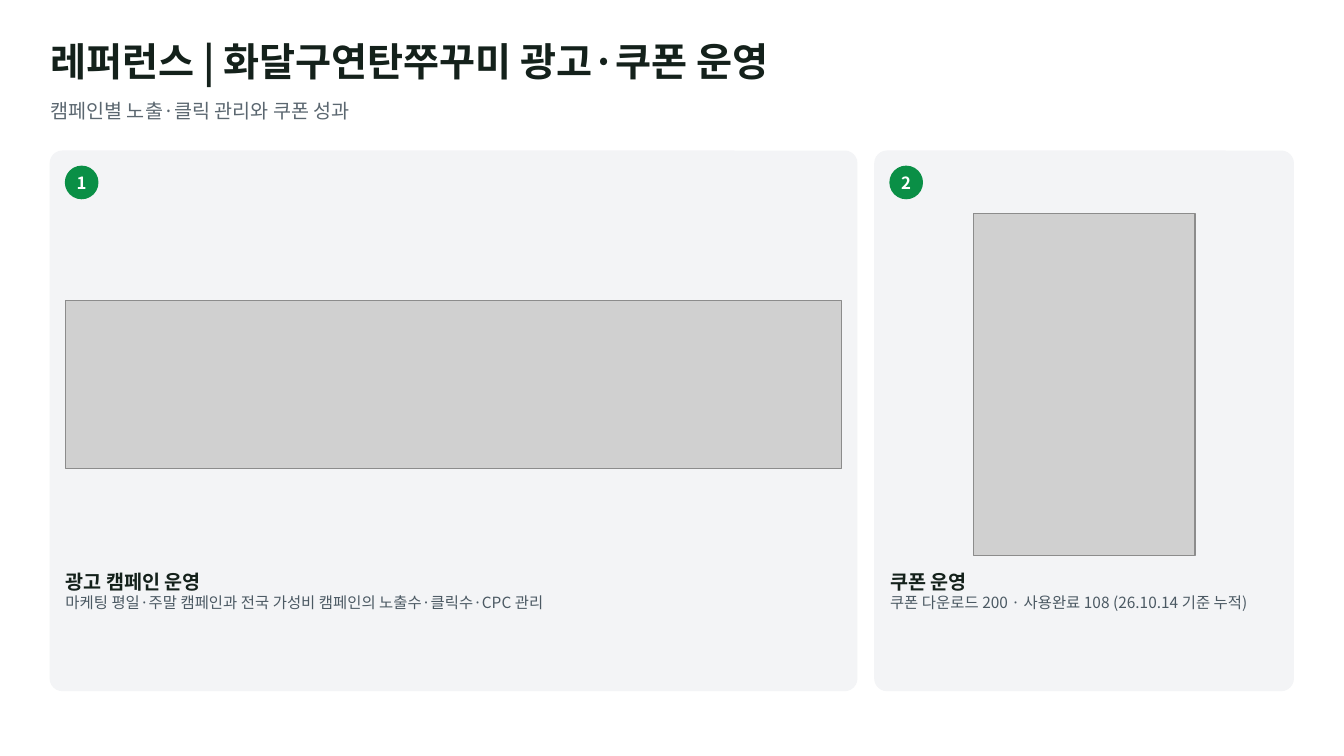
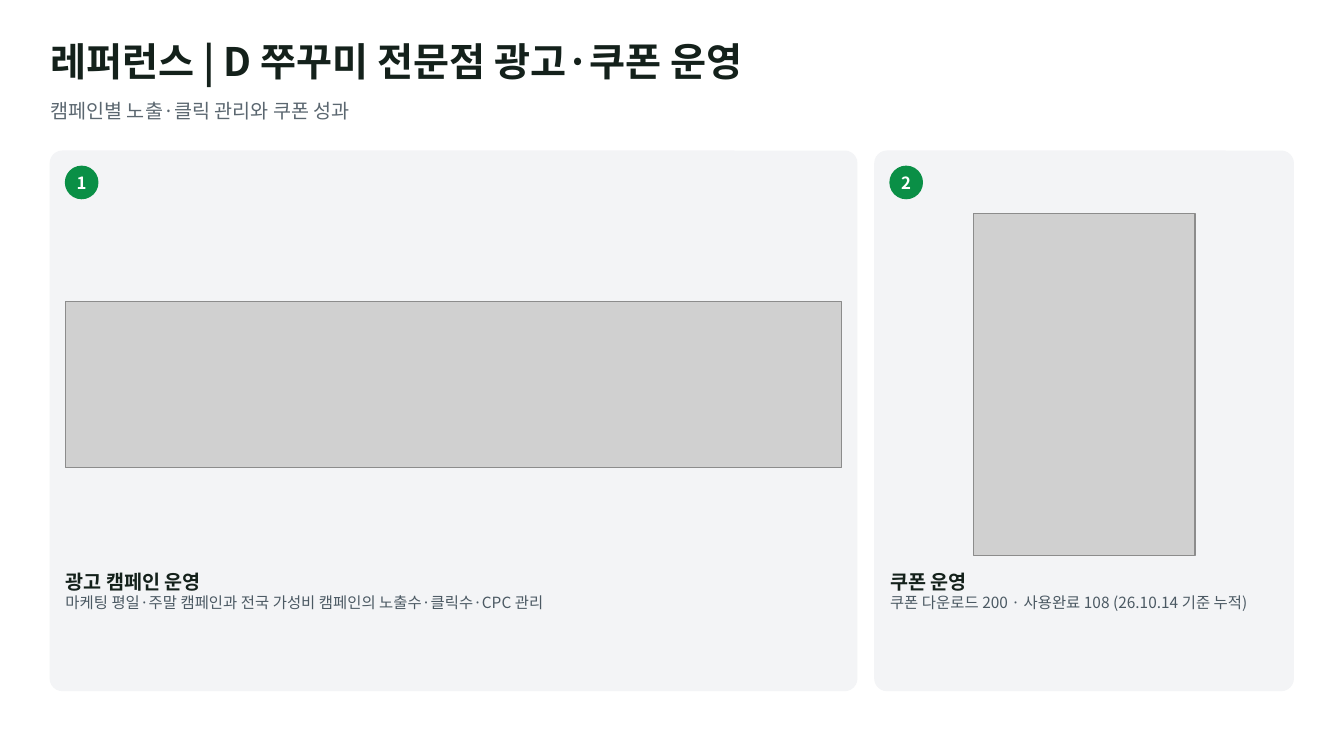
Before and after one commit to alfk0615/placeon, a slide deck: slide 11 of out/company_reference_proposal.pptx. Drawn at 1344x756 pixels with LibreOffice and Linux fonts; fonts in the diff are those of the drawing; grey boxes stand for pictures. Boxes give left, top, right and bottom in pixels: in the first picture for what was removed or moved away, otherwise in the second. Text is boxed around its words. In the diff, an @@ line names an element or a change of style, - is before the commit and + after.

```diff
--- a/out/company_reference_proposal.pptx
+++ b/out/company_reference_proposal.pptx
@@ text at (50, 43, 743, 80): text changed @@
-레퍼런스 | 화달구연탄쭈꾸미 광고·쿠폰 운영
+레퍼런스 | D 쭈꾸미 전문점 광고·쿠폰 운영
```
Also in this commit, not shown: 14 other slides changed.
